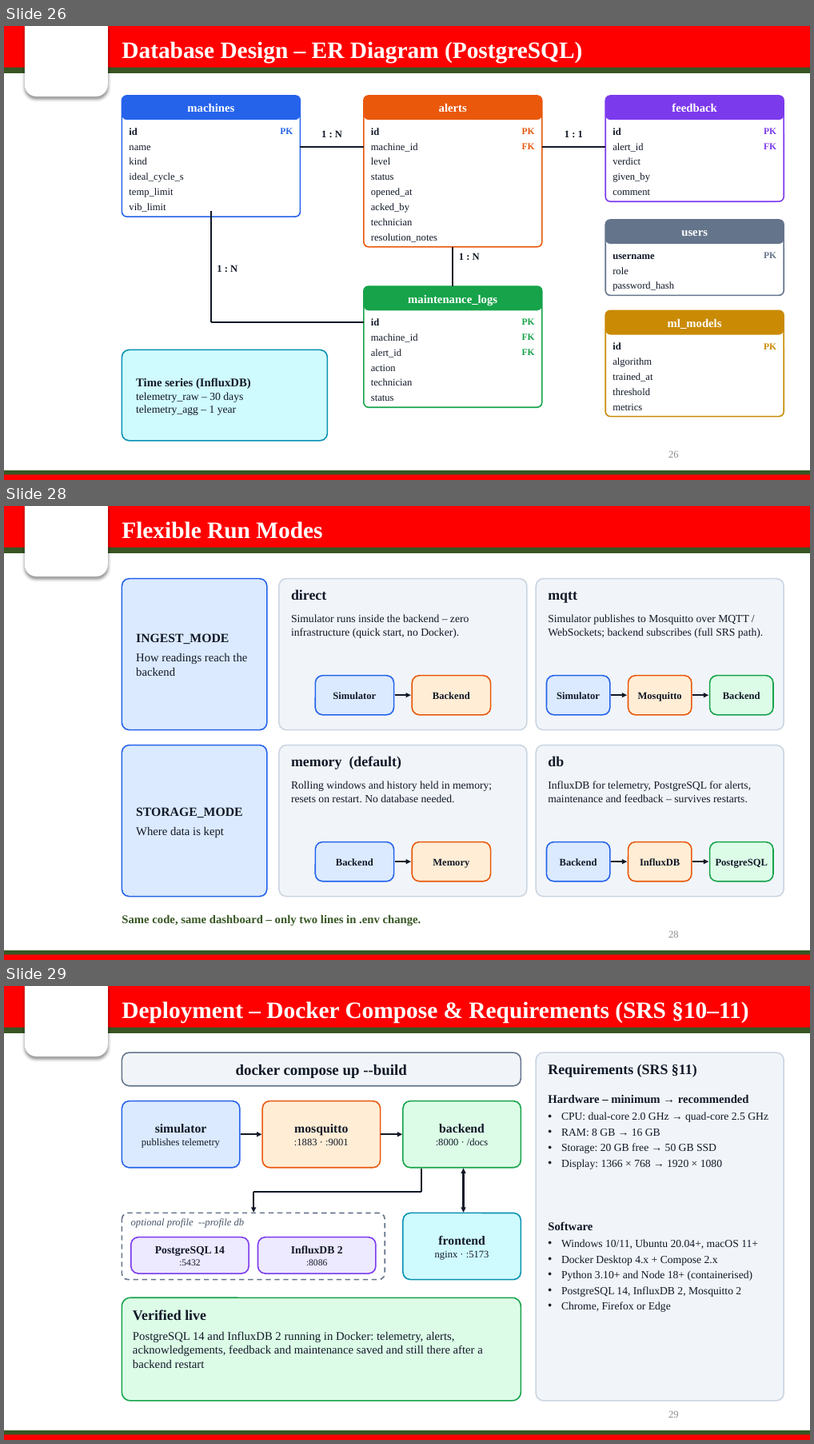
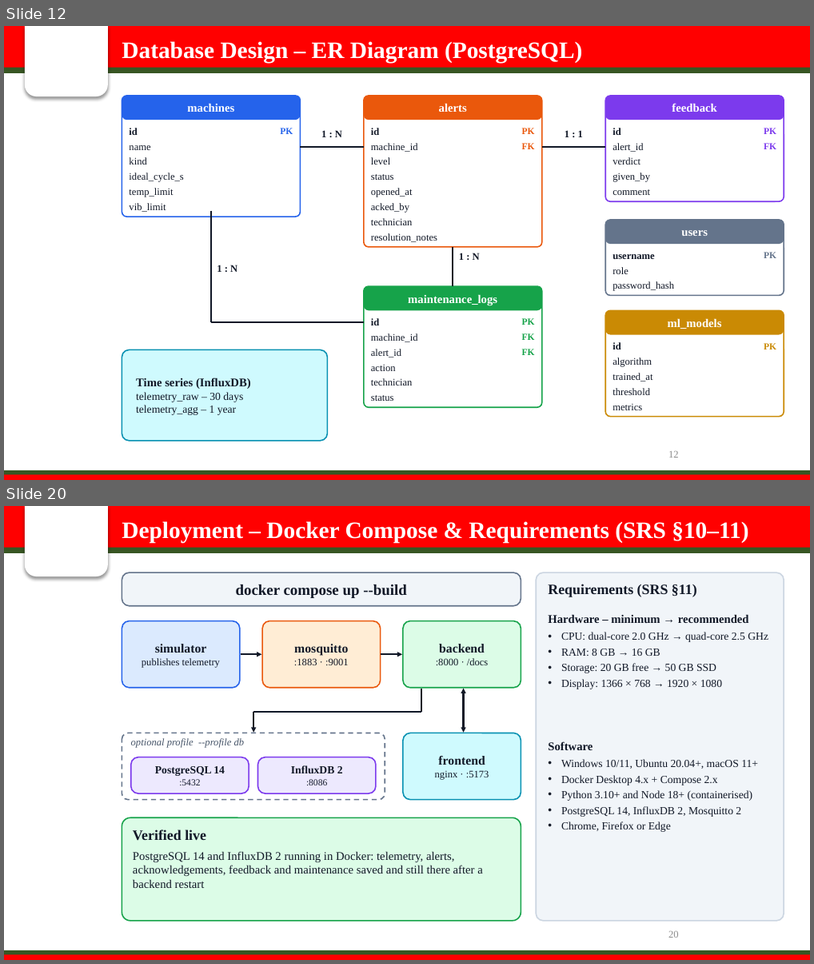
Before and after one commit to sanika-2811/oee-smart-factory, a slide deck: presentation/OEE_Smart_Factory_Presentation.pptx. Shown one above the other, each under a label of ours: slides 26, 28 and 29 before the commit, slides 12 and 20 after it; the slides between them are not shown. The pictures are 814x1444 and 814x964 pixels, drawn with LibreOffice and Linux fonts; fonts in the diff are those of the drawing; background and template pictures are left out. Boxes give left, top, right and bottom in pixels: in the first picture for what was removed or moved away, otherwise in the second. Text is boxed around its words. In the diff, an @@ line names an element or a change of style, - is before the commit and + after.

```diff
--- a/presentation/OEE_Smart_Factory_Presentation.pptx
+++ b/presentation/OEE_Smart_Factory_Presentation.pptx
@@ slide 28 removed at <box>4,506,810,960</box>, background #FFFFFF; not listed: 5 template elements that a slide beside it also shows @@
@@ text removed at <box>122,521,322,539</box> @@
-Flexible Run Modes
@@ rounded rectangle removed at <box>122,579,267,730</box> @@
-INGEST_MODE
-How readings reach the backend
@@ rounded rectangle removed at <box>279,579,527,730</box> @@
@@ text removed at <box>291,589,326,600</box> @@
-direct
@@ rounded rectangle removed at <box>536,579,784,730</box> @@
@@ text removed at <box>548,592,578,603</box> @@
-mqtt
@@ text removed at <box>291,614,469,638</box> @@
-Simulator runs inside the backend – zero infrastructure (quick start, no Docker).
@@ text removed at <box>548,614,763,638</box> @@
-Simulator publishes to Mosquitto over MQTT / WebSockets; backend subscribes (full SRS path).
@@ rounded rectangle removed at <box>315,676,394,715</box> @@
-Simulator
@@ arrow removed from (395, 695) to (411, 695) @@
@@ rounded rectangle removed at <box>412,676,491,715</box> @@
-Backend
@@ rounded rectangle removed at <box>546,676,610,715</box> @@
-Simulator
@@ arrow removed from (611, 695) to (627, 695) @@
@@ rounded rectangle removed at <box>628,676,692,715</box> @@
-Mosquitto
@@ arrow removed from (693, 695) to (709, 695) @@
@@ rounded rectangle removed at <box>710,676,774,715</box> @@
-Backend
@@ rounded rectangle removed at <box>122,745,267,896</box> @@
-STORAGE_MODE
-Where data is kept
@@ rounded rectangle removed at <box>279,745,527,896</box> @@
@@ rounded rectangle removed at <box>536,745,784,896</box> @@
@@ text removed at <box>291,756,402,769</box> @@
-memory (default)
@@ text removed at <box>548,756,564,766</box> @@
-db
@@ text removed at <box>291,780,492,802</box> @@
-Rolling windows and history held in memory; resets on restart. No database needed.
@@ text removed at <box>548,780,751,802</box> @@
-InfluxDB for telemetry, PostgreSQL for alerts, maintenance and feedback – survives restarts.
@@ rounded rectangle removed at <box>315,842,394,881</box> @@
-Backend
@@ arrow removed from (395, 862) to (411, 862) @@
@@ rounded rectangle removed at <box>412,842,491,881</box> @@
-Memory
@@ rounded rectangle removed at <box>546,842,610,881</box> @@
-Backend
@@ arrow removed from (611, 862) to (627, 862) @@
@@ rounded rectangle removed at <box>628,842,692,881</box> @@
-InfluxDB
@@ arrow removed from (693, 862) to (709, 862) @@
@@ rounded rectangle removed at <box>710,842,774,881</box> @@
-PostgreSQL
@@ text removed at <box>122,914,422,925</box> @@
-Same code, same dashboard – only two lines in .env change.
@@ page number removed at <box>669,931,679,937</box> @@
-28
@@ what was slide 26 is now slide 12 @@
@@ page number at <box>669,451,679,457</box>: text changed @@
-26
+12
@@ what was slide 29 is now slide 20 @@
```
Also in this commit, not shown: 3 slides changed, 5 slides added, 13 other slides removed, 13 other files.
